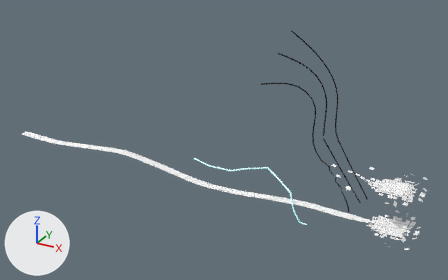
The Blender file Assets/Models/Environment/Scenes/Tutorial/tutorial_islandStart.blend, before and after one commit.
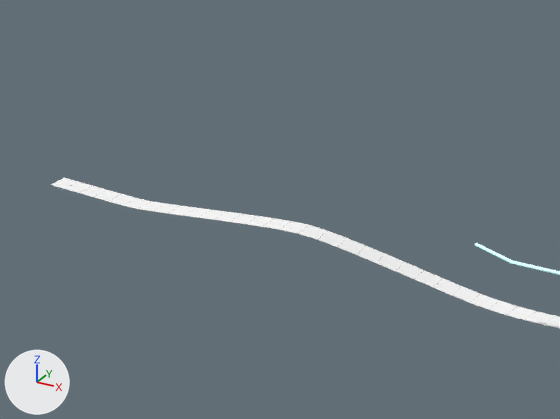
Old and new are each drawn whole from a 50 mm lens placed at (25.4, -124.0, 74.4), pointed at (-46.3, 6.3, 9.2) and again close up on the part from 0% to 51% of the width and 21% to 82% of the height. Arrows for +X, +Y and +Z are at lower left; the lights stay in place.

In view in the first close-up: 'Tile_path.001'.
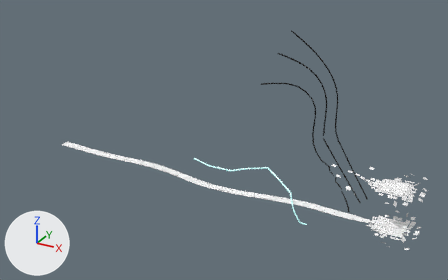
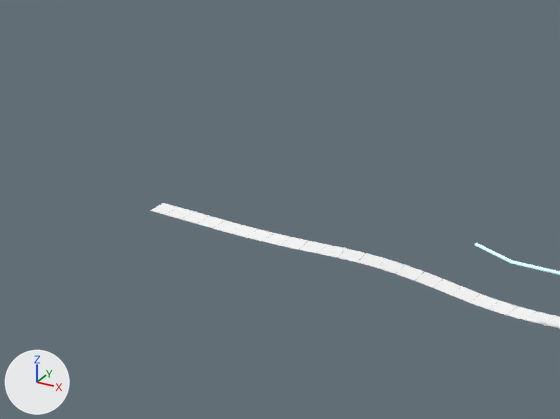
Changed parts and their boxes (x1, y1, x2, y2) in the close-ups (560 x 419 px):
'Tile_path.001', reshaped: before (51, 178, 560, 328); after (150, 203, 560, 328)

The change, as a list of edits to the scene's bpy script:
```text
Change cu_beziercurve:
    remove _sp.bezier_points.foreach_set('co', [0.0, 0.0, 0.0, -8.16, 0.0623, -0.63, -19.71, 0.0453, -1.808, -27.71, 0.601, 0.535, -39.23, -0.0838, -0.0605, -44.75, 0.0, 0.0])
    remove _sp.bezier_points.foreach_set('handle_left', [2.509, -0.00141, 0.0598, -3.804, 0.253, 0.019, -16.43, -0.307, -2.186, -25.7, 0.589, -0.00922, -37.45, -0.0838, -0.0605, -43.7, 0.0, 0.0])
    remove _sp.bezier_points.foreach_set('handle_right', [-3.644, 0.00205, -0.0869, -12.5, -0.128, -1.276, -23.05, 0.404, -1.424, -29.43, 0.611, 0.998, -40.23, -0.0838, -0.0605, -45.69, 0.0, 0.0])
    remove for _p, _l, _r in zip(_sp.bezier_points, ['ALIGNED', 'ALIGNED', 'ALIGNED', 'ALIGNED', 'ALIGNED', 'ALIGNED'], ['ALIGNED', 'ALIGNED', 'ALIGNED', 'ALIGNED', 'ALIGNED', 'ALIGNED']): _p.handle_left_type = _l; _p.handle_right_type = _r
    _sp: cu_beziercurve.splines.new('BEZIER'); _sp.bezier_points.add(5) -> cu_beziercurve.splines.new('BEZIER'); _sp.bezier_points.add(4)
    add _sp.bezier_points.foreach_set('co', [0.0, 0.0, 0.0, -8.16, 0.0623, -0.63, -19.71, 0.0453, -1.808, -32.03, -0.0838, -0.0605, -37.56, 0.0, 0.0])
    add _sp.bezier_points.foreach_set('handle_left', [2.509, -0.00141, 0.0598, -3.804, 0.253, 0.019, -16.43, -0.307, -2.186, -25.5, -0.0838, -0.0605, -36.5, 0.0, 0.0])
    add _sp.bezier_points.foreach_set('handle_right', [-3.644, 0.00205, -0.0869, -12.5, -0.128, -1.276, -26.17, 0.738, -1.065, -33.03, -0.0838, -0.0605, -38.49, 0.0, 0.0])
    add for _p, _l, _r in zip(_sp.bezier_points, ['ALIGNED', 'ALIGNED', 'ALIGNED', 'ALIGNED', 'ALIGNED'], ['ALIGNED', 'ALIGNED', 'ALIGNED', 'ALIGNED', 'ALIGNED']): _p.handle_left_type = _l; _p.handle_right_type = _r
```
